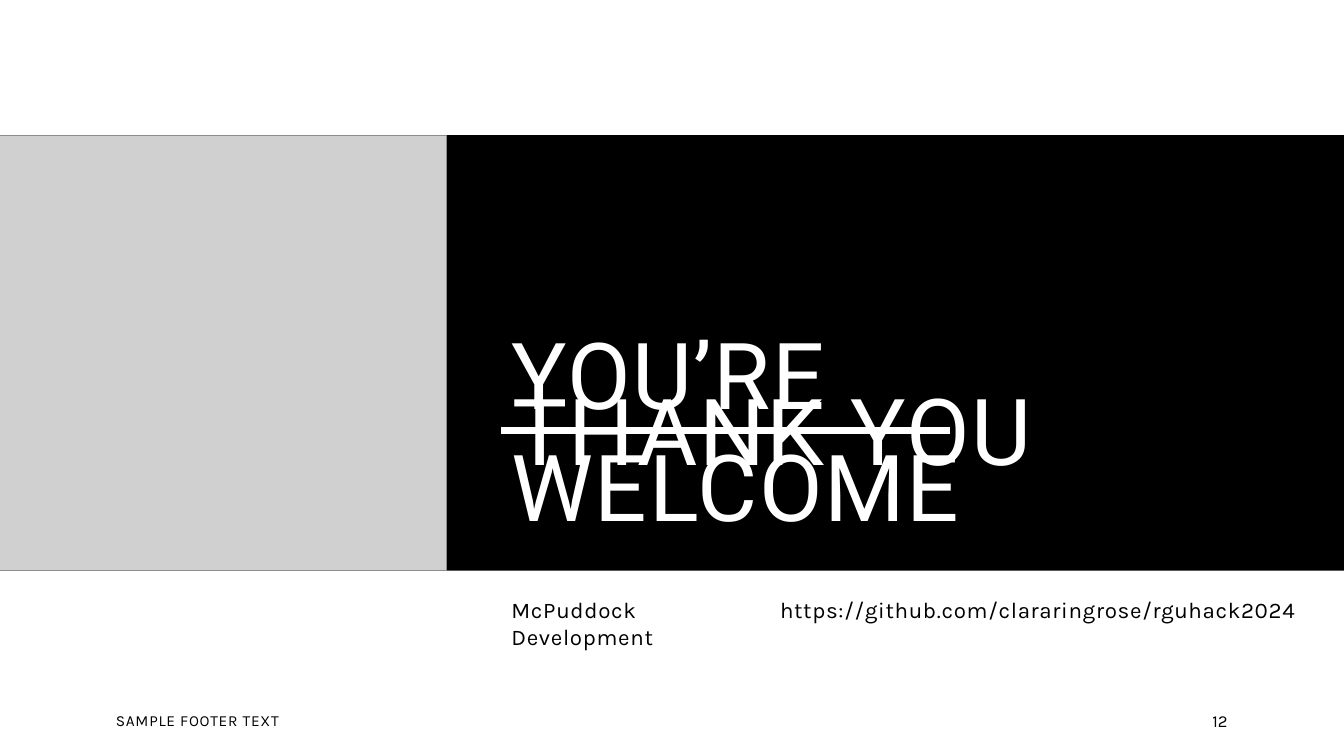
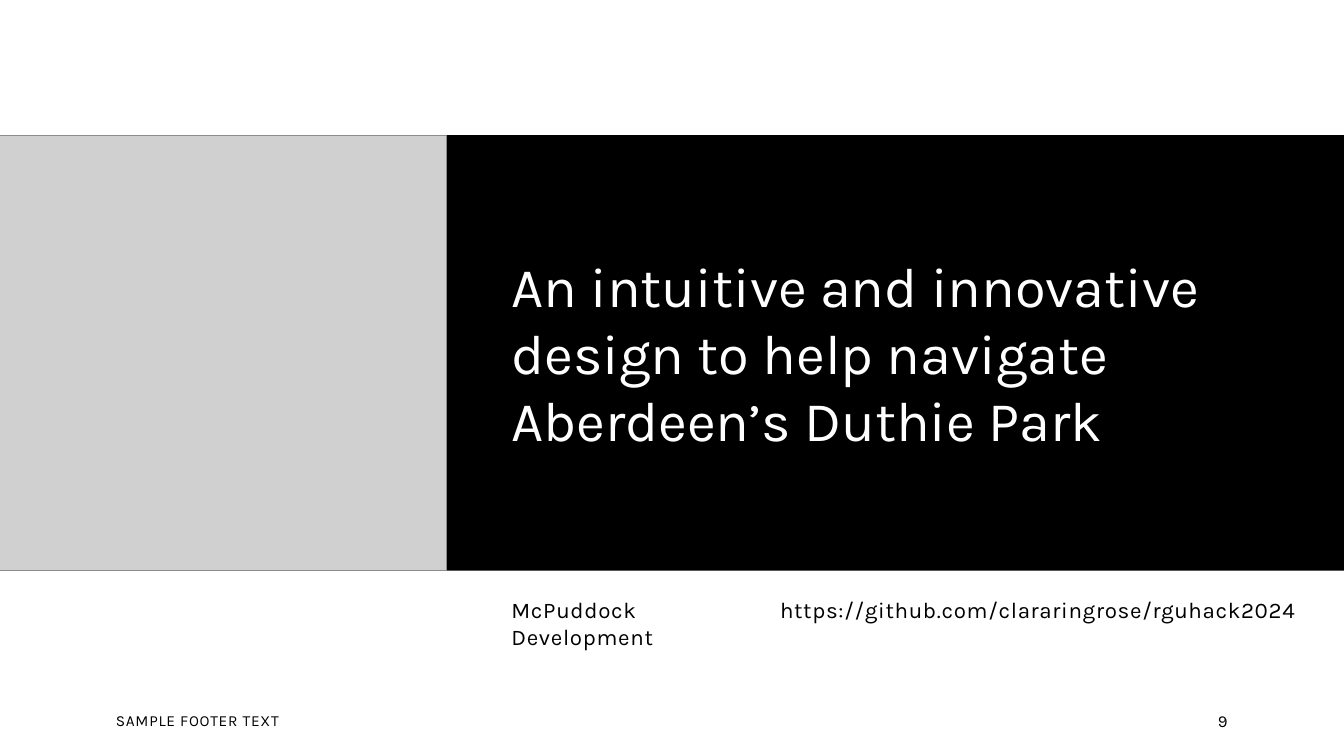
Before and after one commit to clararingrose/rguhack2024, a slide deck: slide 9 of rguhack2024.pptx (slide 12 before the commit). Drawn at 1344x756 pixels with LibreOffice and Linux fonts; fonts in the diff are those of the drawing; grey boxes stand for pictures. Boxes give left, top, right and bottom in pixels: in the first picture for what was removed or moved away, otherwise in the second. Text is boxed around its words. In the diff, an @@ line names an element or a change of style, - is before the commit and + after.

```diff
--- a/rguhack2024.pptx
+++ b/rguhack2024.pptx
@@ text added at (511,268,1199,442), 40 pt, text #FFFFFF @@
+An intuitive and innovative design to help navigate Aberdeen’s Duthie Park
@@ text removed at (511,339,959,522) @@
-YOU’RE WELCOME
@@ title removed at (512,381,1032,487) @@
-THANK YOU
@@ rectangle removed at (502,429,950,434) @@
@@ page number at (1218,716,1228,727): text changed @@
-12
+9
```
Also in this commit, not shown: 4 other slides changed, 3 slides added, 6 slides removed.
